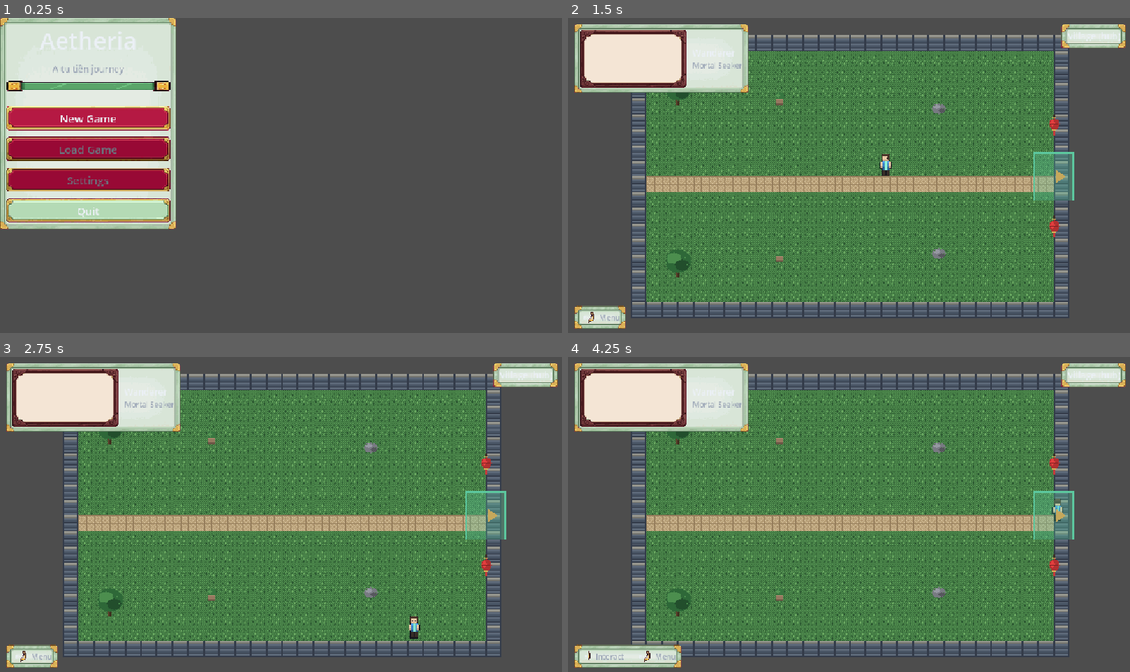
Above: before the commit, frames 1-4 (two rows, left to right).
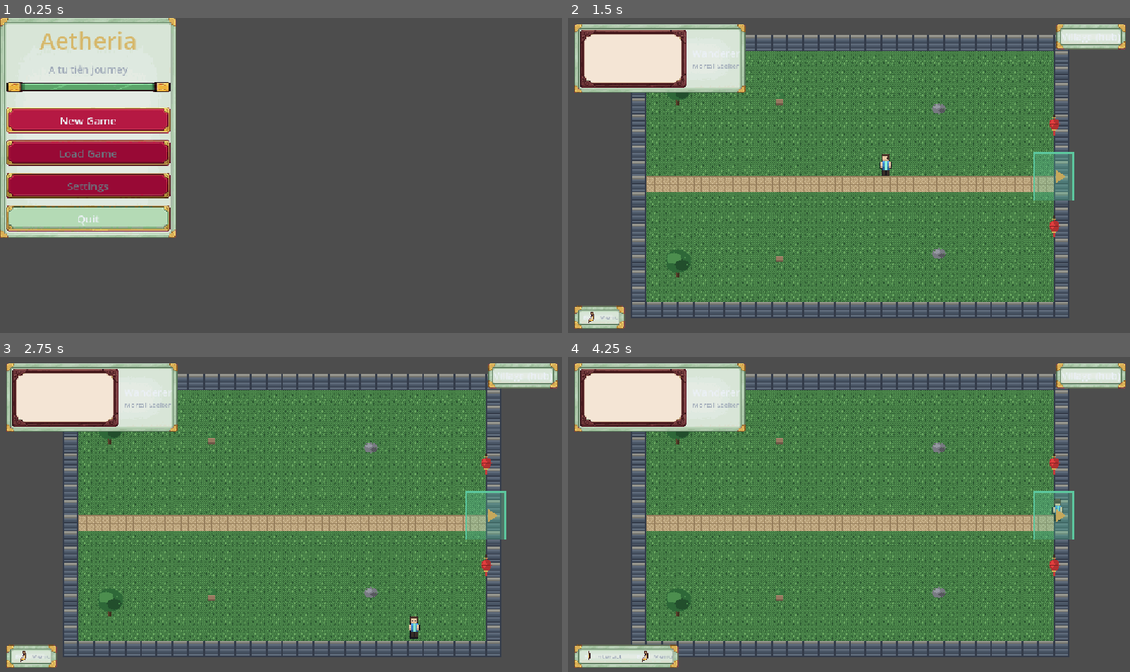
Above: after the commit, the same moments.

Repository: MinhNQ03/Game_2D_Tu_Tien
Game: Godot game, scene res://main.tscn
Two runs of this game, one before a commit and one after it. Both use one fixed random seed, a clock stepped at 60 frames per second and the inputs below.
Inputs (mouse positions are in pixels of both pictures, inside the frame that each line leads up to):
- Up to frame 1 (0.25 s): no input
- Up to frame 2 (1.5 s): click "New Game" at 0.5 s; tap Enter at 1.25 s; move the mouse to (972, 159) at 1.27 s; hold D (move_right) from 1.28 s (still down); tap J (attack) at 1.35 s; click (972, 159) at 1.42 s
- Up to frame 3 (2.75 s): move the mouse to (168, 530) at 2.02 s; release D (move_right) at 2.03 s; hold S (move_down) from 2.03 s (still down); tap Space (dodge) at 2.1 s
- Up to frame 4 (4.25 s): move the mouse to (905, 445) at 2.77 s; release S (move_down) at 2.78 s; hold D (move_right) 2.78-3.53 s; tap E (interact) at 2.85 s; tap Space (dodge) at 3.5 s; move the mouse to (820, 577) at 3.52 s; hold W (move_up) from 3.53 s (still down); tap J (attack) at 3.6 s; click (820, 577) at 3.67 s

The runs differ from the first frame. In frame 1, 8.3% of the frame differs, in the area x 0-32%, y 4-70%; in frame 2, 0.8%; in frame 3, 0.8%; in frame 4, 1.0%.

Commit message:
docs(close-out): Phase 05 close-out + visual-foundation hardening; Continuous Visual Integration policy; D-029 visual tests; UI polish (D-030)

Diff:
--- a/src/presentation/menus/main_menu.gd
+++ b/src/presentation/menus/main_menu.gd
@@ -81,7 +81,9 @@
 	_title = Label.new()
 	_title.horizontal_alignment = HORIZONTAL_ALIGNMENT_CENTER
 	_title.add_theme_font_size_override("font_size", UIPalette.FONT_SIZE_TITLE)
-	_title.add_theme_color_override("font_color", UIPalette.COLOR_TEXT)
+	# Muted antique gold for the title plaque (D-030 polish) — a clear warm step above the
+	# off-white body/subtitle, reading as a tu-tiên seal rather than flat default text.
+	_title.add_theme_color_override("font_color", UIPalette.COLOR_TITLE)
 	box.add_child(_title)
 
 	_subtitle = Label.new()
--- a/src/presentation/ui/ui_palette.gd
+++ b/src/presentation/ui/ui_palette.gd
@@ -31,6 +31,10 @@
 ## Accent (focus ring, title underline, key-badge border) — a jade/qì green.
 const COLOR_ACCENT := Color(0.36, 0.78, 0.62)
 
+## Title treatment — a muted antique gold (tu-tiên seal/plaque tone). Warmer than the jade
+## accent and clearly above body text in hierarchy; restrained, not a bright yellow (D-030).
+const COLOR_TITLE := Color(0.84, 0.72, 0.42)
+
 ## Primary readable text.
 const COLOR_TEXT := Color(0.92, 0.94, 0.96)
 
@@ -46,11 +50,13 @@
 
 # --- Type scale --------------------------------------------------------------
 
+# Type scale (D-030 polish): a clearer three-step hierarchy — a large plaque title, a
+# distinct subtitle step above body, then body/hint. title > body stays invariant (tested).
 const FONT_SIZE_TITLE := 48
-const FONT_SIZE_SUBTITLE := 18
+const FONT_SIZE_SUBTITLE := 20
 const FONT_SIZE_BUTTON := 22
 const FONT_SIZE_BODY := 16
-const FONT_SIZE_HINT := 15
+const FONT_SIZE_HINT := 14
 const FONT_SIZE_BADGE := 14
 
 
@@ -61,9 +67,10 @@
 const SPACE_LG := 24
 const SPACE_XL := 40
 
-## Button inner padding (horizontal, vertical).
+## Button inner padding (horizontal, vertical). Vertical nudged up (D-030) so a 22px button
+## label sits with even breathing room top/bottom instead of feeling cramped.
 const BUTTON_PAD_H := 28
-const BUTTON_PAD_V := 10
+const BUTTON_PAD_V := 12
 
 ## Corner radius for surfaces/badges (used by the fallback flat styleboxes only).
 const CORNER_RADIUS := 6
--- a/tests/gameplay/test_map_scenes.gd
+++ b/tests/gameplay/test_map_scenes.gd
@@ -40,6 +40,9 @@
 	assert_true(ground is TileMapLayer, "ground is a TileMapLayer (texture-based, not Polygon2D)")
 	if ground is TileMapLayer:
 		assert_not_null((ground as TileMapLayer).tile_set, "ground has a TileSet assigned")
+		# D-029: pixel-art tiles render nearest-filtered (no blur) like the rest of the world.
+		assert_eq((ground as TileMapLayer).texture_filter, CanvasItem.TEXTURE_FILTER_NEAREST,
+			"ground TileMapLayer is nearest-filtered (pixel art)")
 
 	# Boundary walls (static collision) under Collision/Walls.
 	var walls := map.get_node_or_null("Collision/Walls")
@@ -114,3 +117,63 @@
 
 func test_field_map_structure() -> void:
 	_assert_map_structure(FieldScene, FIELD_DATA)
+
+
+# --- D-029 decorative-prop visual contract (production-foundation art) --------
+# Each map renders presentation-only garden props under Visual/Decor. They must be nearest-
+# filtered Sprite2D with a real texture of the authored pixel dimensions — a decoration that
+# fails to load (null/wrong-size texture) is a visual regression even though it never touches
+# gameplay. STRUCTURAL ONLY (not added to the tree, like the structure test above).
+const EXPECTED_PROP_SIZES := {
+	"res://assets/sprites/props/prop_lantern.png": Vector2i(16, 24),
+	"res://assets/sprites/props/prop_tree.png": Vector2i(32, 32),
+	"res://assets/sprites/props/prop_rock.png": Vector2i(16, 16),
+	"res://assets/sprites/props/prop_planter.png": Vector2i(16, 16),
+}
+
+
+func _assert_decor_contract(scene: PackedScene, label: String) -> void:
+	var map: Node = scene.instantiate()  # NOT added to the tree
+	assert_not_null(map, "%s instantiates" % label)
+	if map == null:
+		return
+	# Ground must still be the FIRST child of Visual (node-path lookups depend on it).
+	var visual := map.get_node_or_null("Visual")
+	assert_not_null(visual, "%s has a Visual root" % label)
+	if visual != null and visual.get_child_count() > 0:
+		assert_eq(visual.get_child(0).name, StringName("Ground"),
+			"%s: Visual/Ground is still the first child" % label)
+	var decor := map.get_node_or_null("Visual/Decor")
+	assert_not_null(decor, "%s has a Visual/Decor container" % label)
+	if decor == null:
+		map.free()
+		return
+	var sprites := 0
+	for child in decor.get_children():
+		if not (child is Sprite2D):
+			continue
+		sprites += 1
+		var sprite := child as Sprite2D
+		assert_eq(sprite.texture_filter, CanvasItem.TEXTURE_FILTER_NEAREST,
+			"%s decor '%s' is nearest-filtered (pixel art, no blur)" % [label, sprite.name])
+		assert_not_null(sprite.texture, "%s decor '%s' has a texture" % [label, sprite.name])
+		if sprite.texture == null:
+			continue
+		var tex_path := sprite.texture.resource_path
+		assert_true(EXPECTED_PROP_SIZES.has(tex_path),
+			"%s decor '%s' uses a known prop texture (%s)" % [label, sprite.name, tex_path])
+		if EXPECTED_PROP_SIZES.has(tex_path):
+			var want: Vector2i = EXPECTED_PROP_SIZES[tex_path]
+			var got := Vector2i(sprite.texture.get_width(), sprite.texture.get_height())
+			assert_eq(got, want,
+				"%s decor '%s' texture is authored size %s" % [label, sprite.name, str(want)])
+	assert_true(sprites >= 1, "%s has at least one decorative prop sprite" % label)
+	map.free()
+
+
+func test_hub_decor_contract() -> void:
+	_assert_decor_contract(HubScene, "hub")
+
+
+func test_field_decor_contract() -> void:
+	_assert_decor_contract(FieldScene, "field")
Not shown, changed: .kiro/steering/06-art-assets.md
Not shown, changed: docs/ARCHITECTURE.md
Not shown, changed: docs/CHANGELOG.md
Not shown, changed: docs/DECISIONS.md
Not shown, changed: docs/GAME_FLOW.md
Not shown, changed: docs/ROADMAP.md
